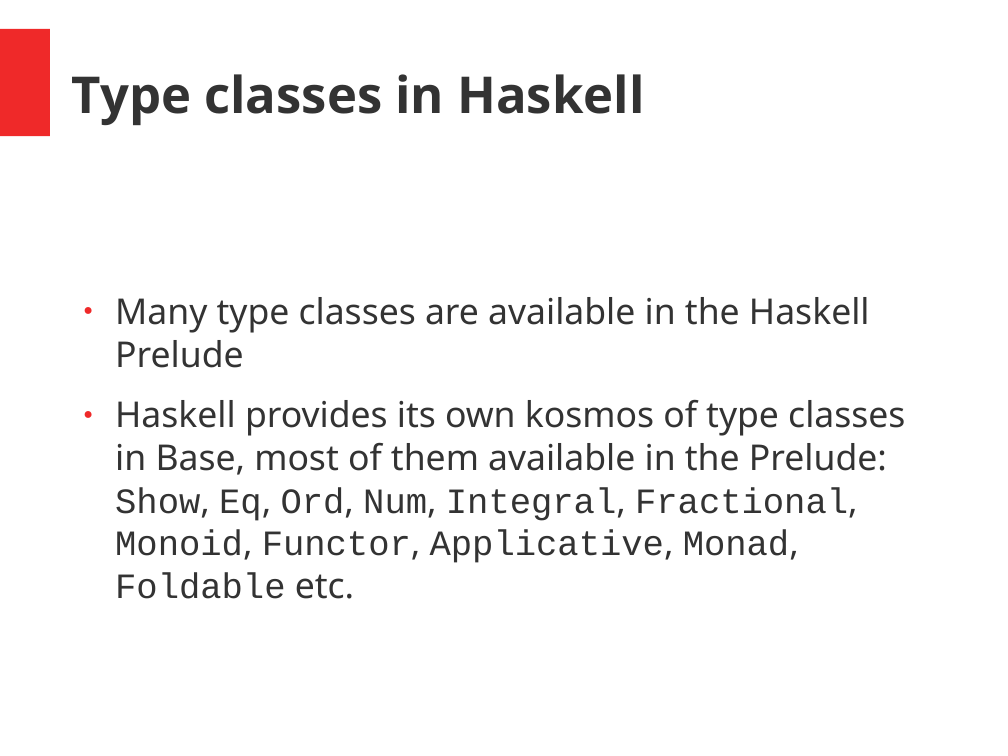
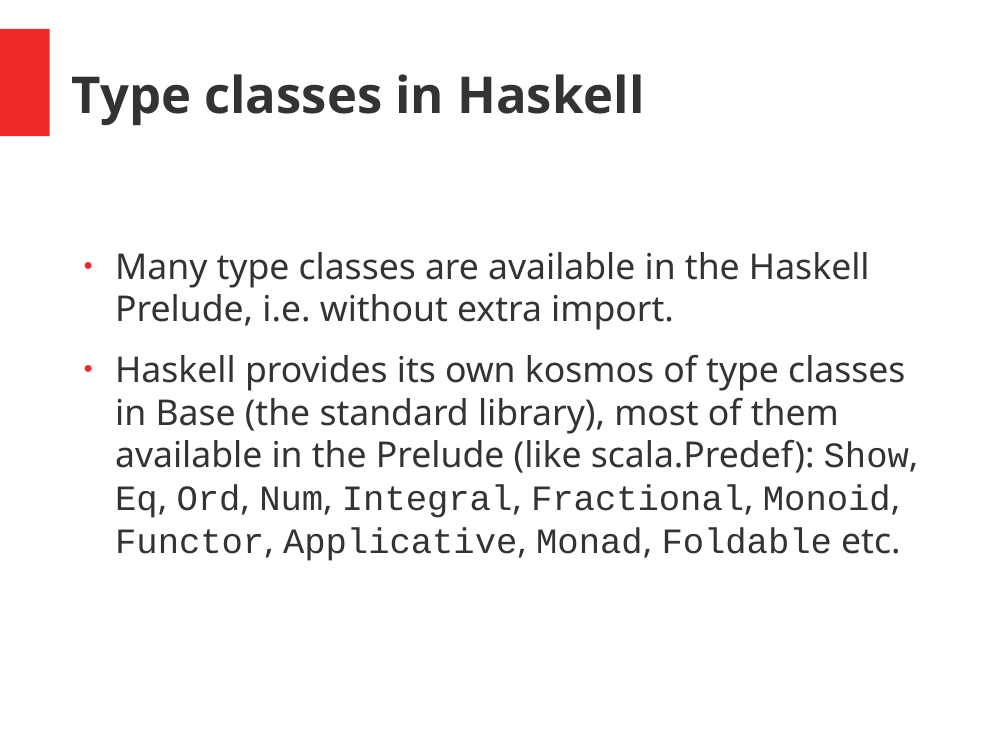
Before and after one commit to hermannhueck/typeclasses, a slide deck: slide 41 of Slides/TypeClasses.pptx (slide 39 before the commit). Drawn at 1008x756 pixels with LibreOffice and Linux fonts; fonts in the diff are those of the drawing. Boxes give left, top, right and bottom in pixels: in the first picture for what was removed or moved away, otherwise in the second. Text is boxed around its words. In the diff, an @@ line names an element or a change of style, - is before the commit and + after.

```diff
--- a/Slides/TypeClasses.pptx
+++ b/Slides/TypeClasses.pptx
@@ text at (115, 252, 919, 561): text changed @@
-● Many type classes are available in the Haskell Prelude
-● Haskell provides its own kosmos of type classes in Base, most of them available in the Prelude: Show, Eq, Ord, Num, Integral, Fractional, Monoid, Functor, Applicative, Monad, Foldable etc.
+● Many type classes are available in the Haskell Prelude, i.e. without extra import.
+● Haskell provides its own kosmos of type classes in Base (the standard library), most of them available in the Prelude (like scala.Predef): Show, Eq, Ord, Num, Integral, Fractional, Monoid, Functor, Applicative, Monad, Foldable etc.
```
Also in this commit, not shown: 29 other slides changed, 3 slides added, 1 other file.
